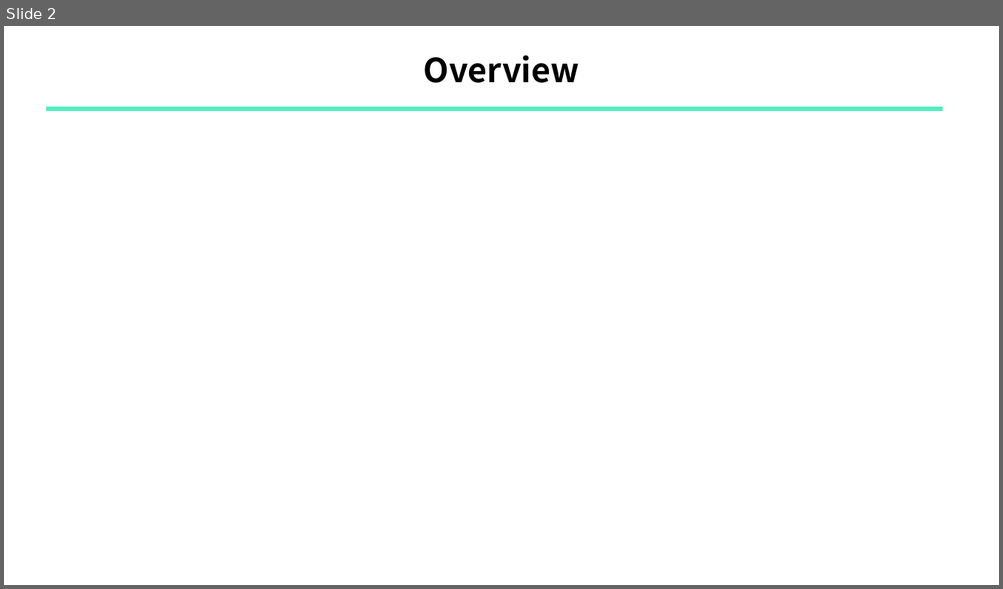
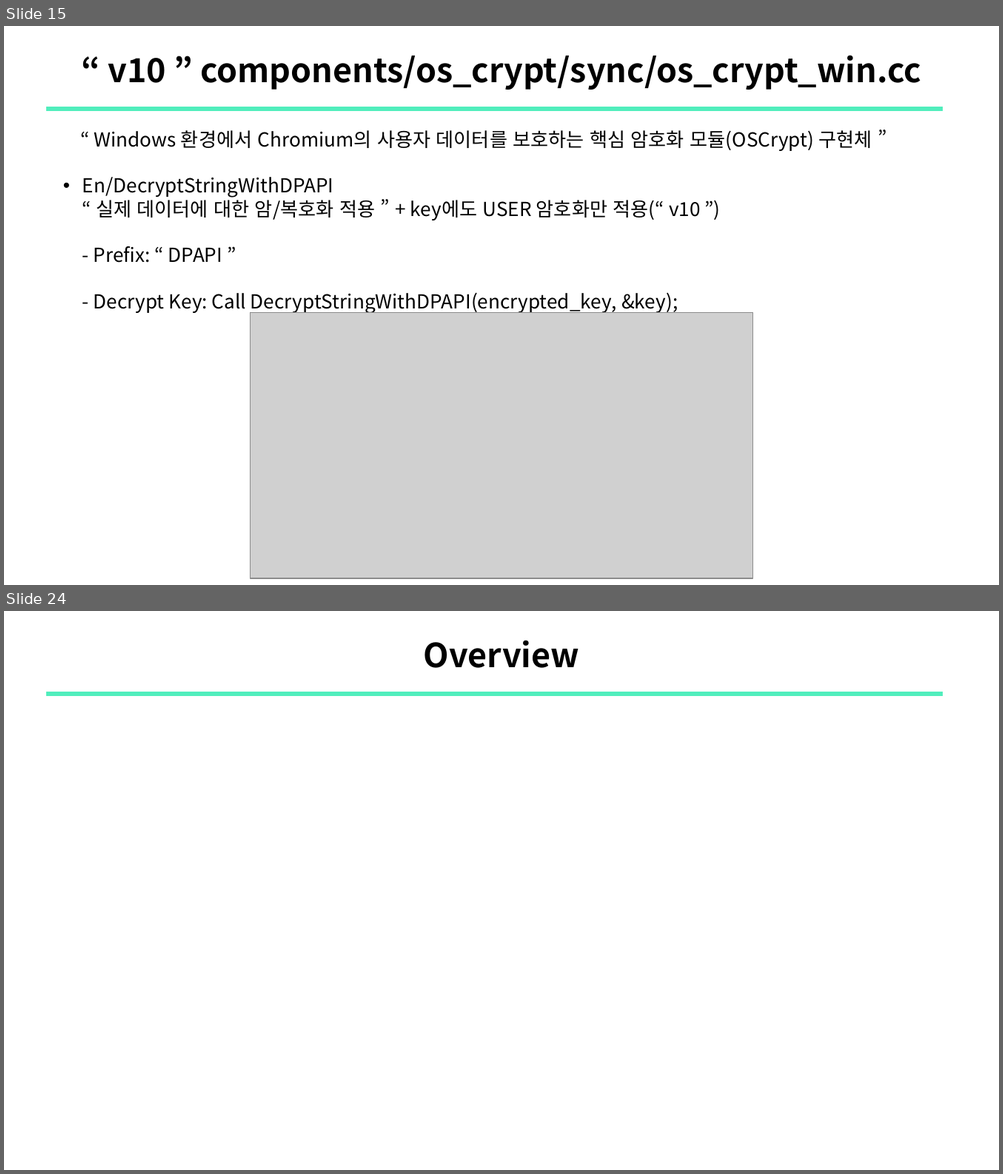
Before and after one commit to sewonpark-sec/SSL-Seminar, a slide deck: 15_Chrome_PW_Decryption.pptx. Shown one above the other, each under a label of ours: slide 2 before the commit, slides 15 and 24 after it; the slides between them are not shown. The pictures are 1003x589 and 1003x1174 pixels, drawn with LibreOffice and Linux fonts; fonts in the diff are those of the drawing; grey boxes stand for pictures. Boxes give left, top, right and bottom in pixels: in the first picture for what was removed or moved away, otherwise in the second. Text is boxed around its words. In the diff, an @@ line names an element or a change of style, - is before the commit and + after.

Commit message:
upload: Chrome PW Decryption

```diff
--- a/15_Chrome_PW_Decryption.pptx
+++ b/15_Chrome_PW_Decryption.pptx
@@ slide 15 added at [4, 26, 999, 585], background #FFFFFF @@
@@ title added at [108, 55, 921, 90], 24 pt, text #000000, bold @@
+“ v10 ” components/os_crypt/sync/os_crypt_win.cc
@@ line added from (45, 109) to (943, 109), #51EEBC 3 pt @@
@@ text added at [82, 130, 871, 314], 14 pt, text #000000 @@
+    “ Windows 환경에서 Chromium의 사용자 데이터를 보호하는 핵심 암호화 모듈(OSCrypt) 구현체 ”
+    • En/DecryptStringWithDPAPI
+      “ 실제 데이터에 대한 암/복호화 적용 ” + key에도 USER 암호화만 적용(“ v10 ”)
+      - Prefix: “ DPAPI ”
+      - Decrypt Key: Call DecryptStringWithDPAPI(encrypted_key, &key);
@@ picture added at [250, 312, 752, 579] @@
@@ what was slide 2 is now slide 24 @@
```
Also in this commit, not shown: 3 slides changed, 19 other slides added, 9 slides removed.
